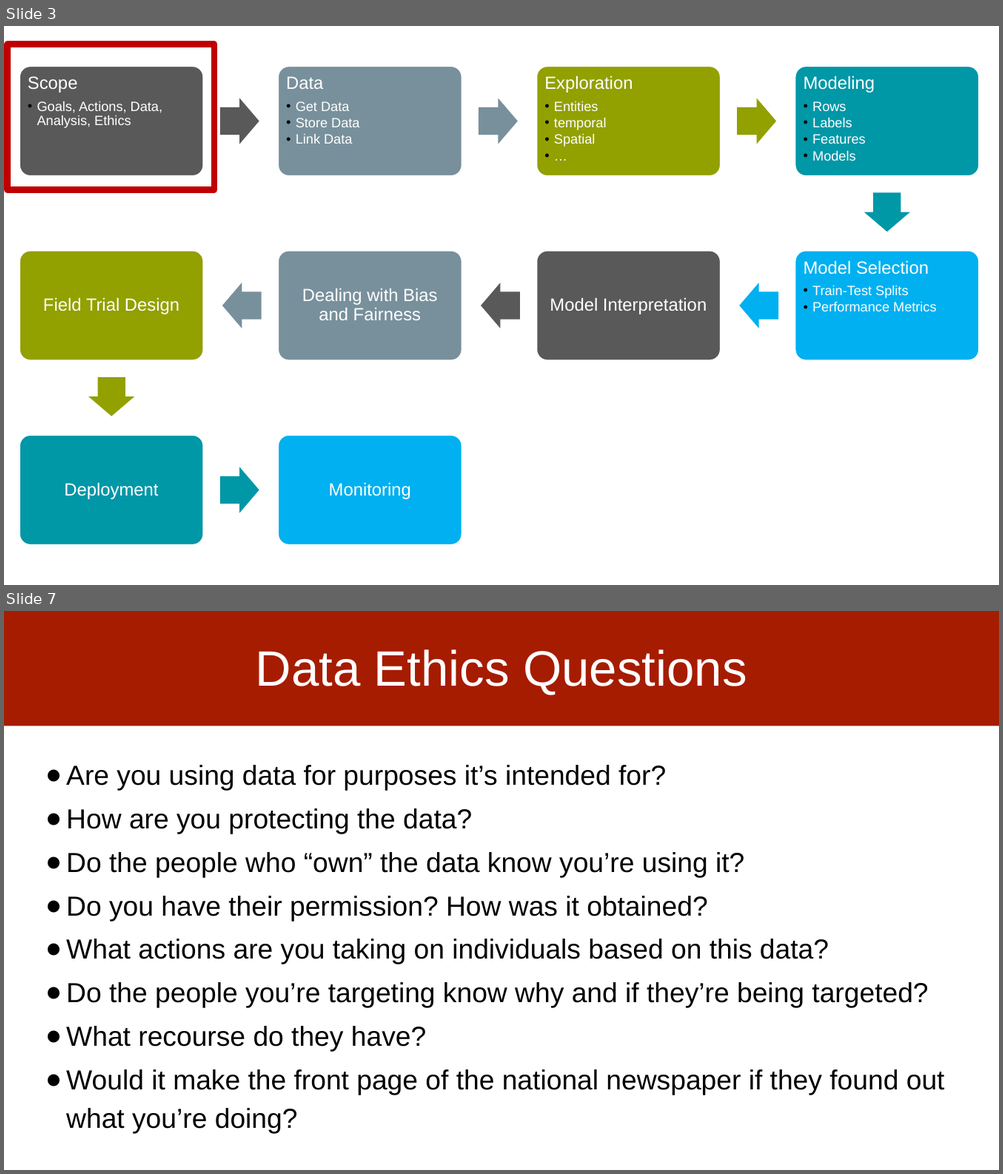
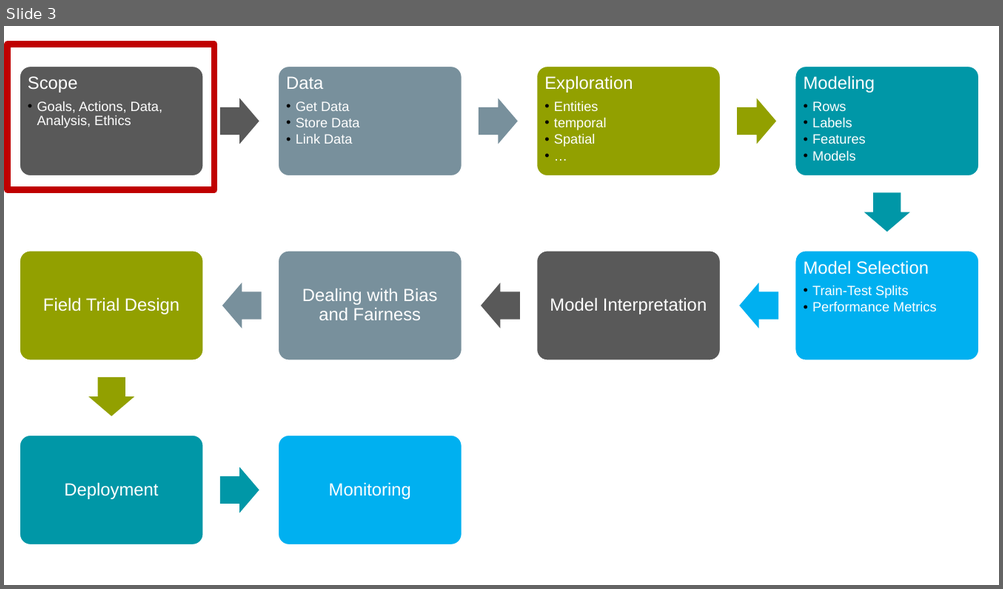
Before and after one commit to dssg/MLinPractice, a slide deck: Lectures/Lecture3-Data.pptx. Shown one above the other, each under a label of ours: slides 3 and 7 before the commit, slide 3 after it; the slides between them are not shown. The pictures are 1003x1174 and 1003x589 pixels, drawn with LibreOffice and Linux fonts; fonts in the diff are those of the drawing. Boxes give left, top, right and bottom in pixels: in the first picture for what was removed or moved away, otherwise in the second. Text is boxed around its words. In the diff, an @@ line names an element or a change of style, - is before the commit and + after.

Commit message:
update for F22

```diff
--- a/Lectures/Lecture3-Data.pptx
+++ b/Lectures/Lecture3-Data.pptx
@@ slide 7 removed at bbox=[4, 611, 999, 1170], background #FFFFFF @@
@@ rectangle removed at bbox=[4, 611, 999, 726] @@
@@ title removed at bbox=[256, 649, 746, 695] @@
-Data Ethics Questions
@@ text removed at bbox=[66, 765, 945, 1134] @@
-● Are you using data for purposes it’s intended for?
-● How are you protecting the data?
-● Do the people who “own” the data know you’re using it?
-● Do you have their permission? How was it obtained?
-● What actions are you taking on individuals based on this data?
-● Do the people you’re targeting know why and if they’re being targeted?
-● What recourse do they have?
-● Would it make the front page of the national newspaper if they found out what you’re doing?
```
Also in this commit, not shown: 4 other slides removed.
